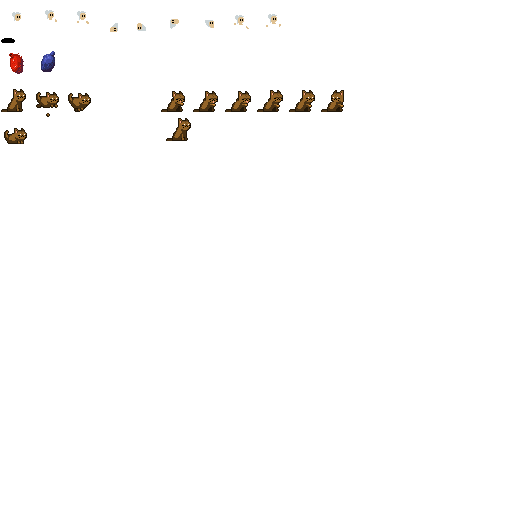
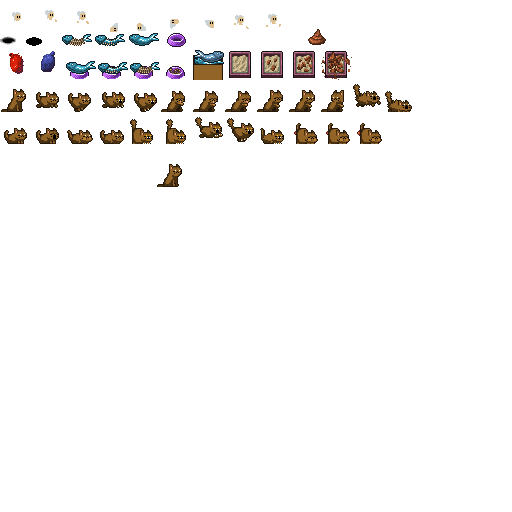
Before/after of a 512 × 512 layered artwork. What changed in the layer stack:
painted on "tiles" over (x1=0, y1=29, x2=412, y2=187)
